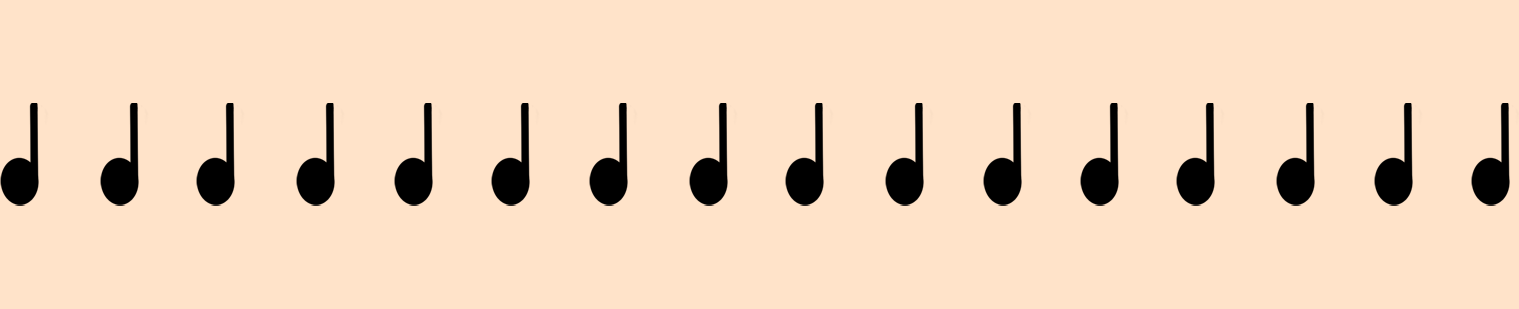
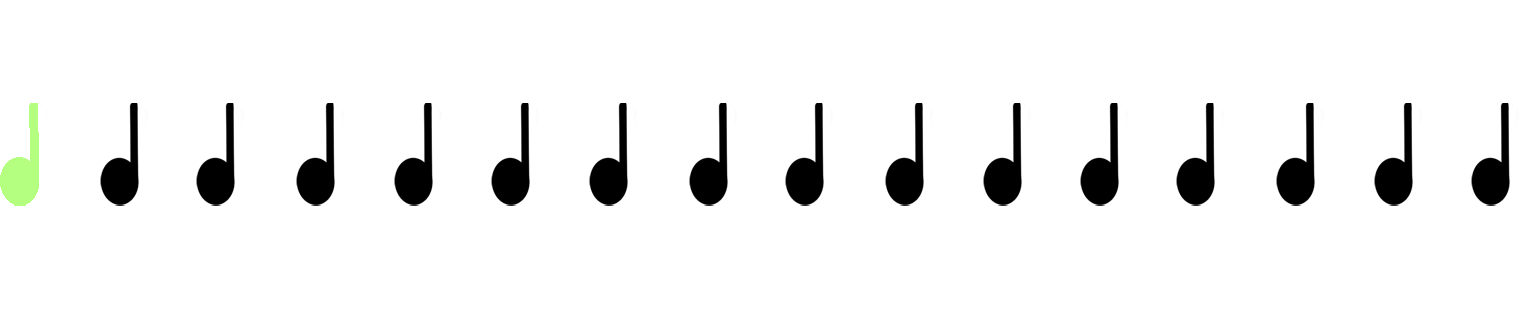
Layers edited between the first and the second 1519×309 image:
"quarter" (16th of 16): opacity 100% → 50%, painted on it over [0, 103, 49, 206]
removed layer "Layer 0" (was 90%) over [0, 0, 1519, 309]
